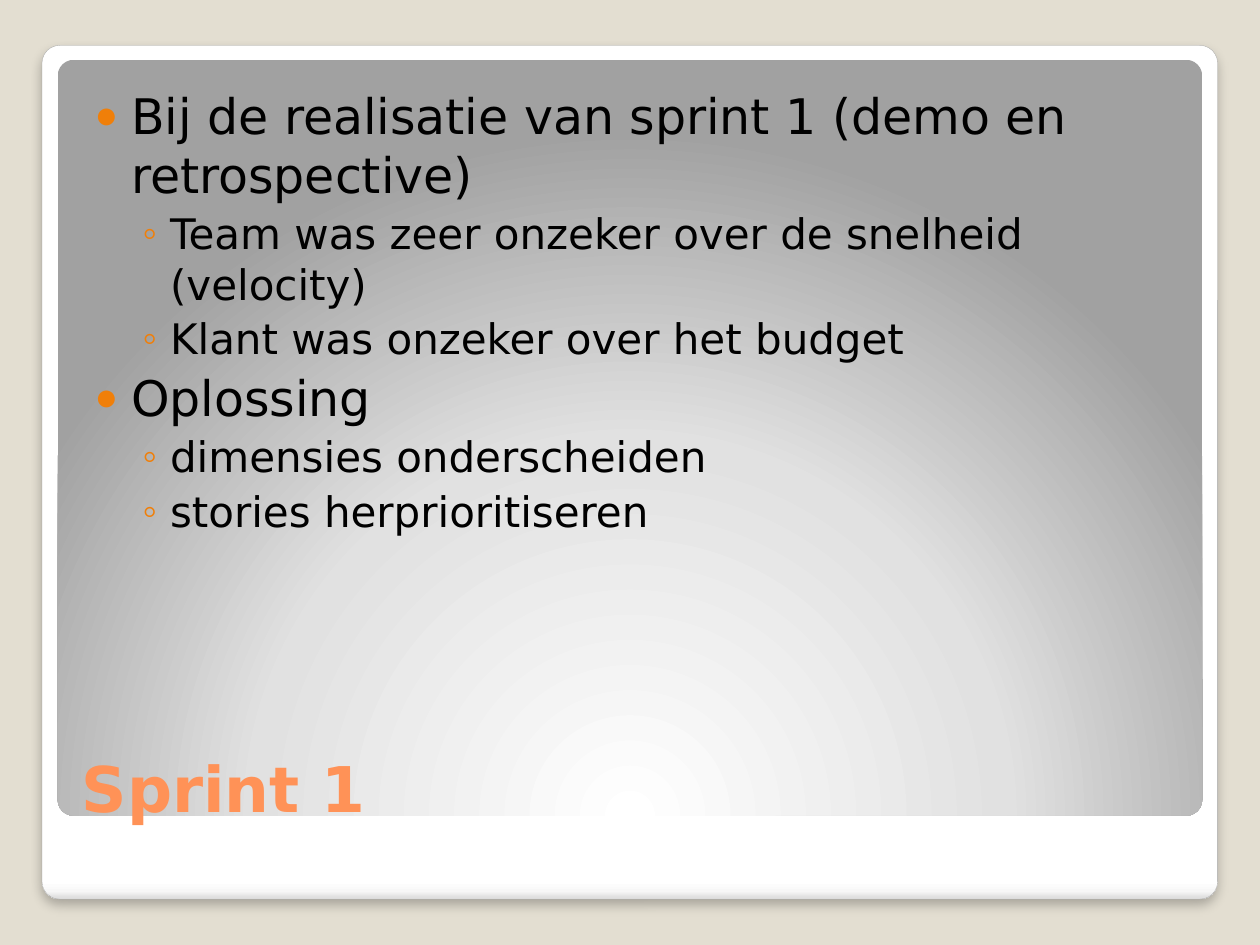
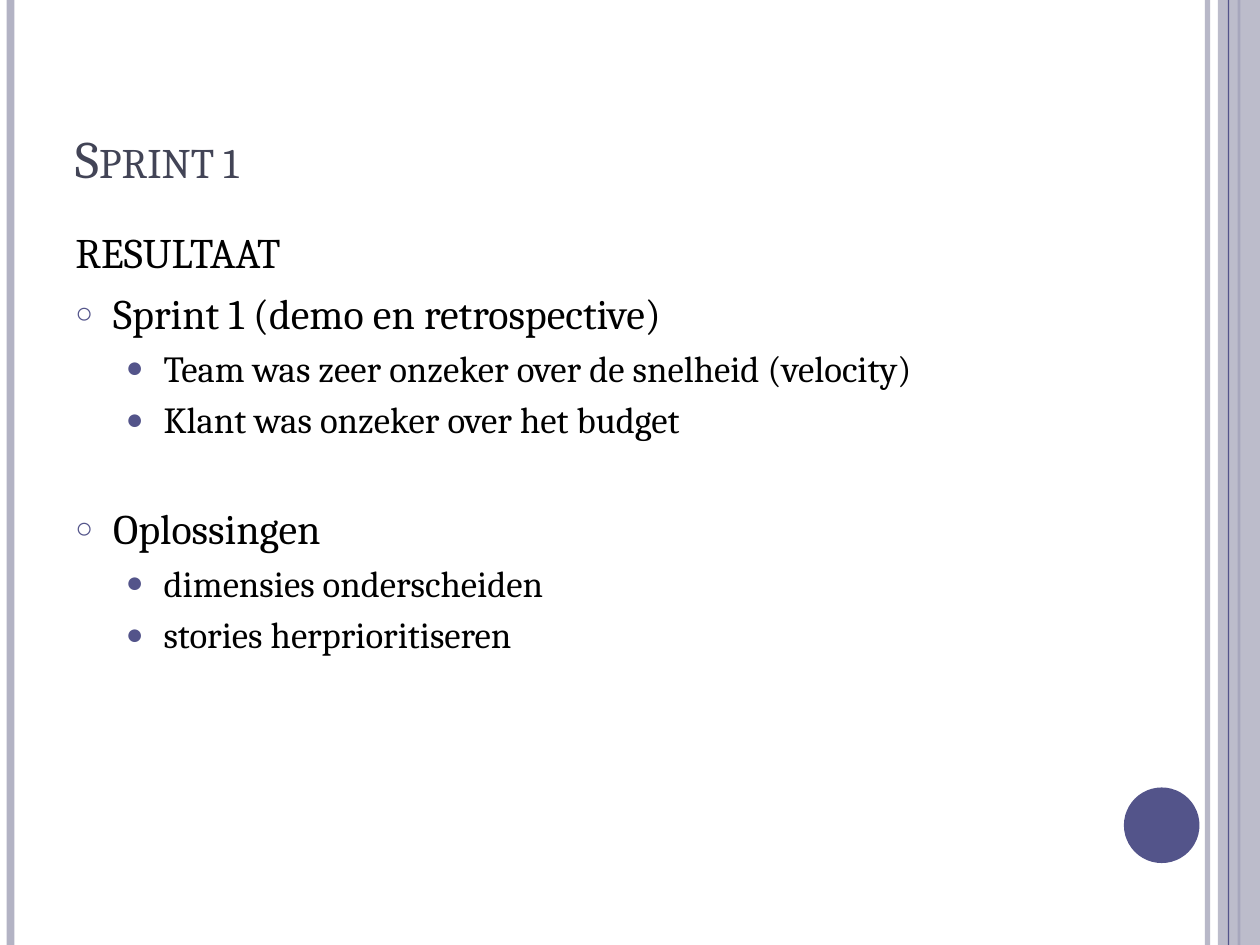
Before and after one commit to michelgrootjans/dkvlessonslearned, a slide deck: slide 24 of slides/Management Session/Lessons Learned.pptx (slide 15 before the commit). Drawn at 1260x945 pixels with LibreOffice and Linux fonts; fonts in the diff are those of the drawing. Boxes give left, top, right and bottom in pixels: in the first picture for what was removed or moved away, otherwise in the second. Text is boxed around its words. In the diff, an @@ line names an element or a change of style, - is before the commit and + after.

```diff
--- a/slides/Management Session/Lessons Learned.pptx
+++ b/slides/Management Session/Lessons Learned.pptx
@@ background #E3DED1 to #FFFFFF @@
@@ line added from (10, 0) to (10, 945), #B3B4C4 4.5 pt @@
@@ line added from (1207, 0) to (1207, 945), #B3B4C4 3 pt @@
@@ rectangle added at bbox=[1218, 0, 1260, 945], fill #B3B4C4 at 87% opacity @@
@@ line added from (1228, 0) to (1228, 945), #53548A 0.75 pt @@
@@ line added from (1239, 0) to (1239, 945), #53548A 1.5 pt @@
@@ rounded rectangle removed at bbox=[42, 45, 1217, 900] @@
@@ rounded rectangle removed at bbox=[58, 59, 1202, 815] @@
@@ title "Sprint 1": place and size @@
-title "Sprint 1" at bbox=[82, 764, 366, 825]
+title "Sprint 1" at bbox=[223, 150, 238, 178]
@@ title "Sprint 1" at bbox=[223, 150, 238, 178]: size 36 to 30 pt, font DejaVu Sans to Cambria, text colour #FF9258 to #424456, bold off, small capitals on @@
@@ text "RESULTAAT": place and size @@
-text "RESULTAAT" at bbox=[131, 96, 1067, 536]
+text "RESULTAAT" at bbox=[75, 239, 912, 656]
@@ text at bbox=[75, 239, 661, 338]: text changed; size 28 to 24 pt; font DejaVu Sans to Cambria @@
-● Bij de realisatie van sprint 1 (demo en retrospective)
+RESULTAAT
+○ Sprint 1 (demo en retrospective)
@@ text at bbox=[164, 356, 912, 656]: size 24 to 21 pt, font DejaVu Sans to Cambria in "Team was zeer onzeker over de snelheid ...", "Klant was onzeker over het budget", "dimensies onderscheiden", "stories herprioritiseren"; bullet ◦ to ●; more space between paragraphs; bullet colour #F07F09 to #53548A @@
@@ text at bbox=[113, 514, 320, 554]: text changed; size 28 to 24 pt; font DejaVu Sans to Cambria @@
-● Oplossing
+○ Oplossingen
@@ ellipse added at bbox=[1124, 788, 1200, 863], fill #53548A @@
```
Also in this commit, not shown: 32 other slides changed, 18 slides added, 4 slides removed.
